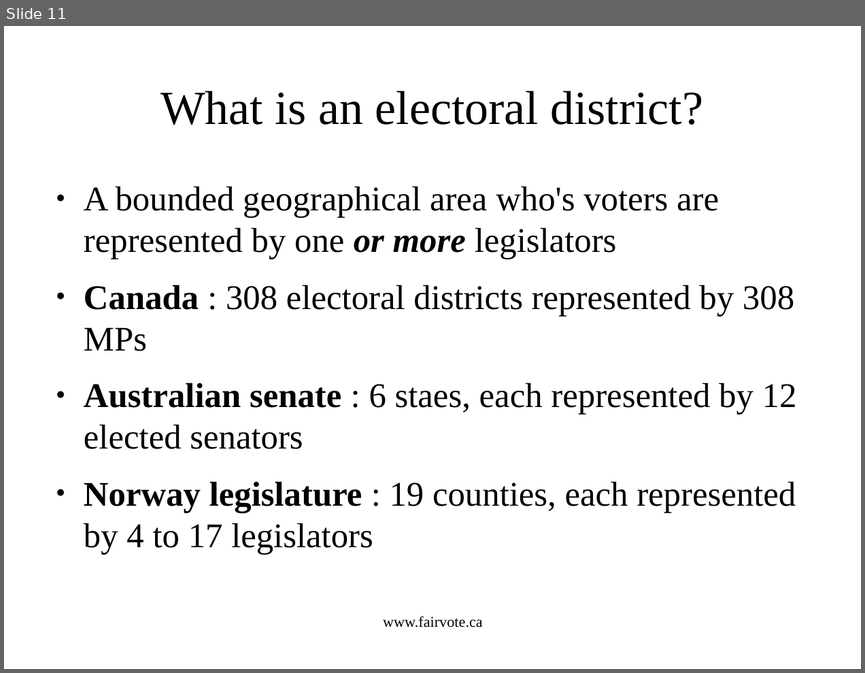
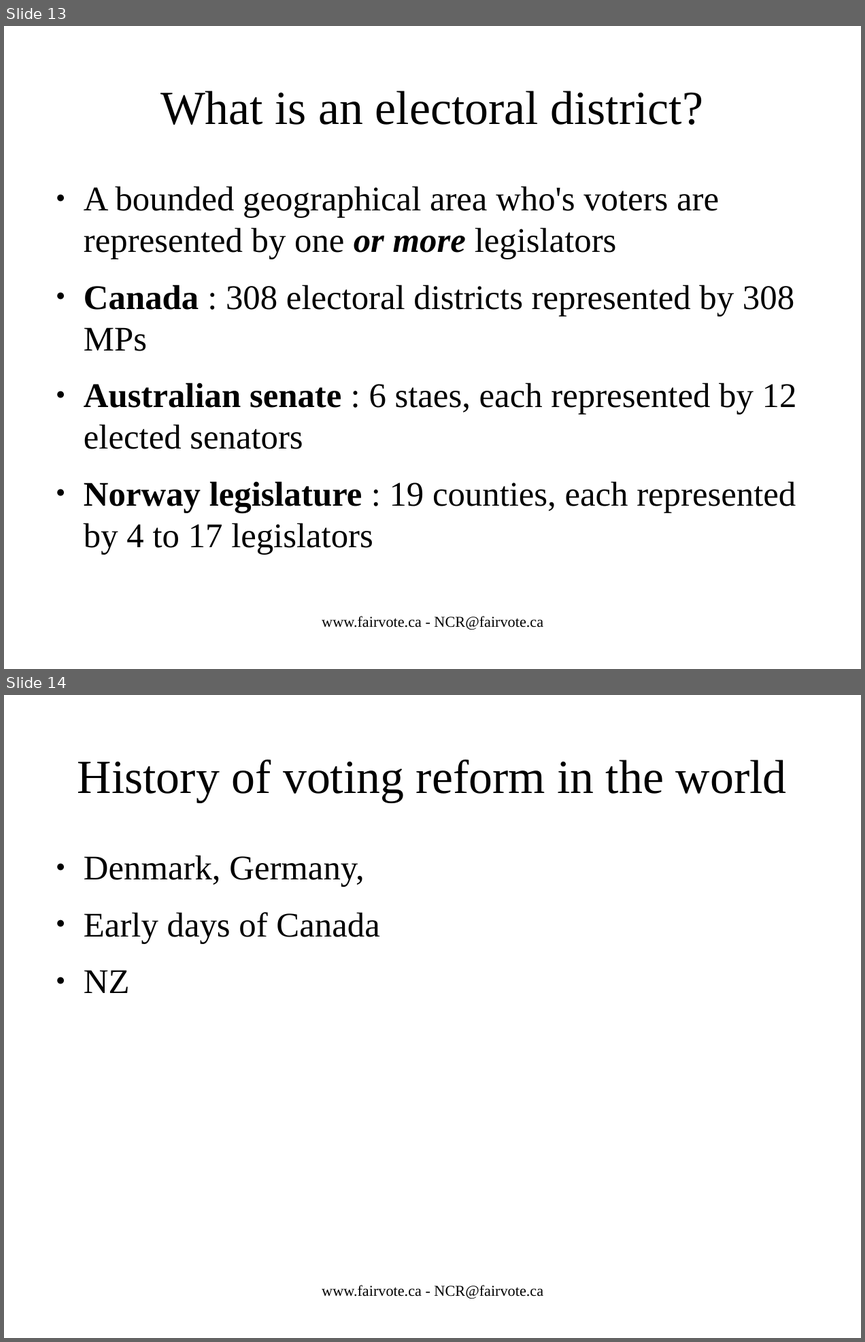
Before and after one commit to cyclingzealot/fvc_presentation, a slide deck: votingSystems.odp. Shown one above the other, each under a label of ours: slide 11 before the commit, slides 13 and 14 after it. The pictures are 865x673 and 865x1342 pixels, drawn with LibreOffice and Linux fonts; fonts in the diff are those of the drawing. Boxes give left, top, right and bottom in pixels: in the first picture for what was removed or moved away, otherwise in the second. Text is boxed around its words. In the diff, an @@ line names an element or a change of style, - is before the commit and + after.

```diff
--- a/votingSystems.odp
+++ b/votingSystems.odp
@@ slide 14 added at (x1=4, y1=695, x2=861, y2=1338), background #FFFFFF @@
@@ title added at (x1=77, y1=760, x2=787, y2=802), 44 pt, text #000000 @@
+History of voting reform in the world
@@ text added at (x1=84, y1=855, x2=379, y2=993), 32 pt, text #000000 @@
+● Denmark, Germany,
+● Early days of Canada
+● NZ
@@ text added at (x1=322, y1=1285, x2=543, y2=1299), 14 pt, text #000000 @@
+www.fairvote.ca - NCR@fairvote.ca
@@ what was slide 11 is now slide 13 @@
@@ slide 13 changed as well @@
@@ text at (x1=322, y1=616, x2=543, y2=630): text changed @@
-www.fairvote.ca
+www.fairvote.ca - NCR@fairvote.ca
```
Also in this commit, not shown: 56 other slides changed, 8 other slides added, 8 other files.
